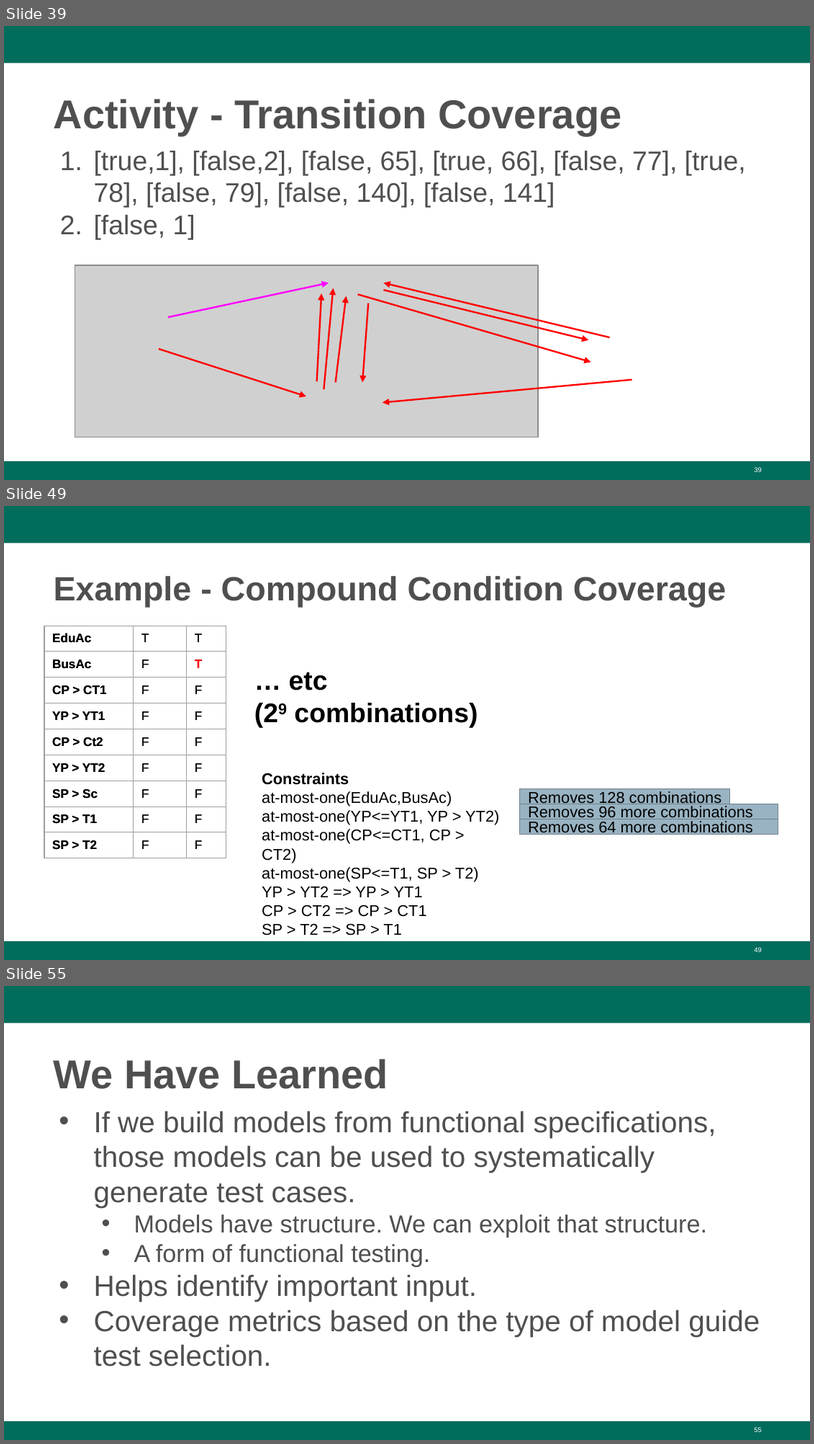
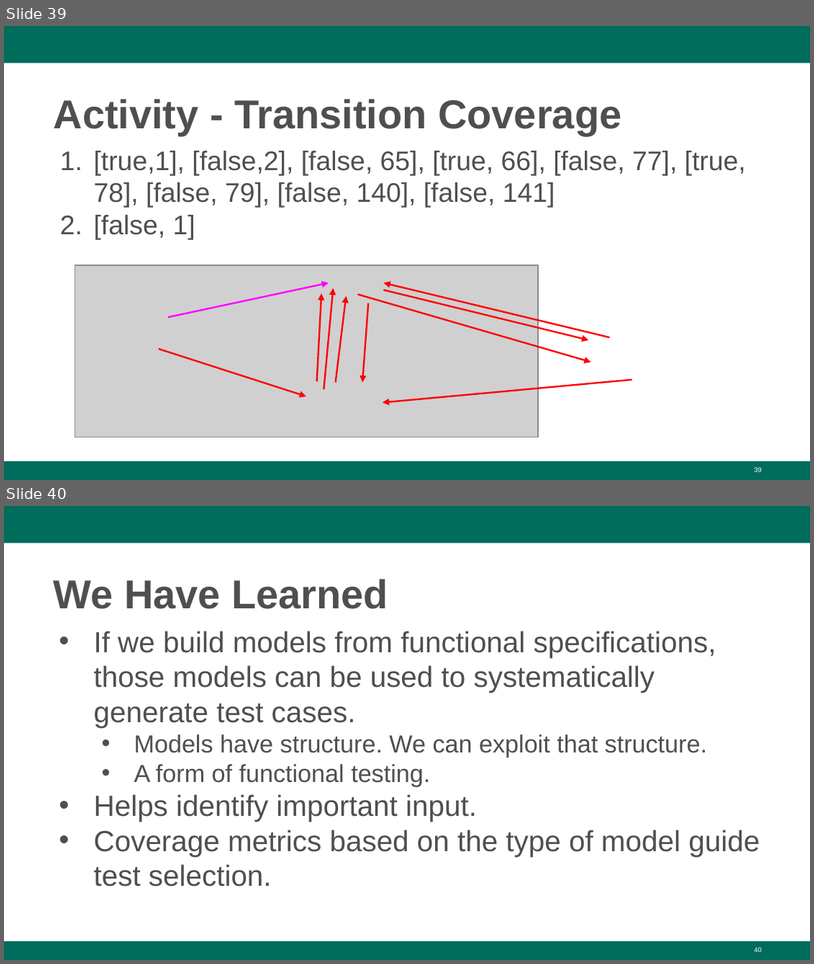
Before and after one commit to Greg4cr/Greg4cr.github.io, a slide deck: courses/spring20dit635/Lectures/Spring20-Lecture13-ModelTesting.pptx. Shown one above the other, each under a label of ours: slides 39, 49 and 55 before the commit, slides 39 and 40 after it; the slides between them are not shown. The pictures are 814x1444 and 814x964 pixels, drawn with LibreOffice and Linux fonts; fonts in the diff are those of the drawing; grey boxes stand for pictures; background and template pictures are left out. Boxes give left, top, right and bottom in pixels: in the first picture for what was removed or moved away, otherwise in the second. Text is boxed around its words. In the diff, an @@ line names an element or a change of style, - is before the commit and + after.

```diff
--- a/courses/spring20dit635/Lectures/Spring20-Lecture13-ModelTesting.pptx
+++ b/courses/spring20dit635/Lectures/Spring20-Lecture13-ModelTesting.pptx
@@ slide 49 removed at [4,506,810,960], background #FFFFFF; not listed: 2 template elements that a slide beside it also shows @@
@@ title removed at [54,576,726,608] @@
-Example - Compound Condition Coverage
@@ table removed at [44,626,226,890], 9 rows, 3 columns @@
-EduAc | T | T
-BusAc | F | T
-CP > CT1 | F | F
-YP > YT1 | F | F
-CP > Ct2 | F | F
-YP > YT2 | F | F
-SP > Sc | F | F
-SP > T1 | F | F
-SP > T2 | F | F
@@ table removed at [44,626,226,890], 9 rows, 3 columns @@
-EduAc | T | T
-BusAc | F | T
-CP > CT1 | F | F
-YP > YT1 | F | F
-CP > Ct2 | F | F
-YP > YT2 | F | F
-SP > Sc | F | F
-SP > T1 | F | F
-SP > T2 | F | F
@@ rectangle removed at [247,630,489,760] @@
-… etc
-(29 combinations)
@@ text removed at [262,772,499,935] @@
-Constraints
-at-most-one(EduAc,BusAc)
-at-most-one(YP<=YT1, YP > YT2)
-at-most-one(CP<=CT1, CP > CT2)
-at-most-one(SP<=T1, SP > T2)
-YP > YT2 => YP > YT1
-CP > CT2 => CP > CT1
-SP > T2 => SP > T1
@@ rectangle removed at [520,789,730,804] @@
-Removes 128 combinations
@@ rectangle removed at [520,803,778,819] @@
-Removes 96 more combinations
@@ rectangle removed at [520,819,778,834] @@
-Removes 64 more combinations
@@ page number removed at [754,947,761,952] @@
-49
@@ what was slide 55 is now slide 40 @@
@@ page number at [754,947,761,952]: text changed @@
-55
+40
```
Also in this commit, not shown: 1 slide changed, 14 other slides removed, 5 other files.
